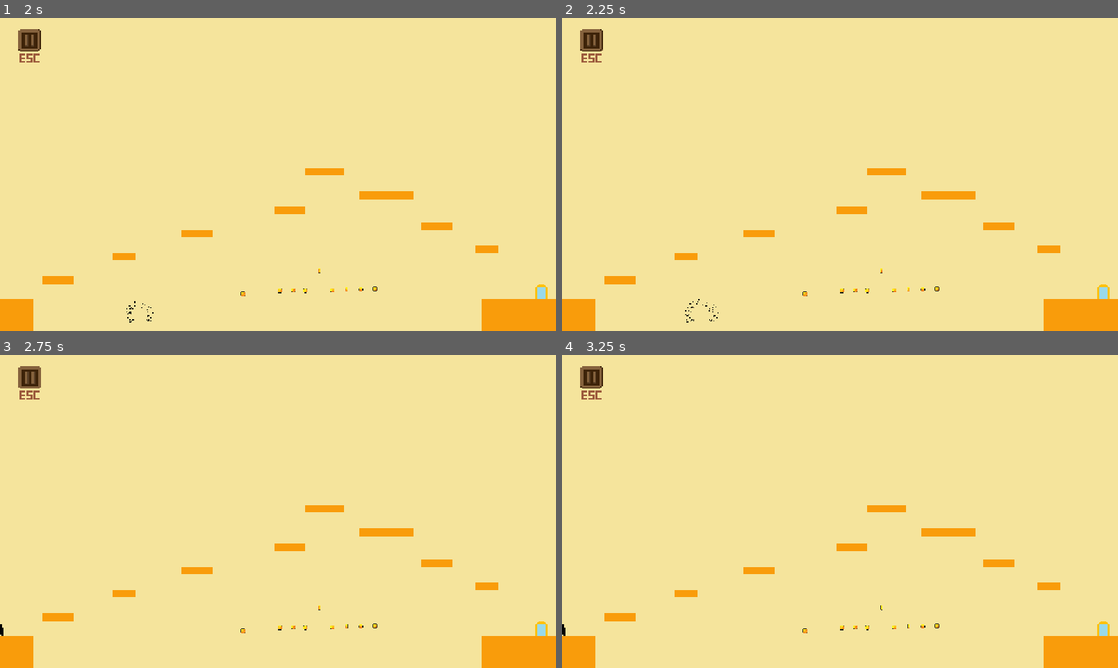
Above: before the commit, frames 1-4 (two rows, left to right).
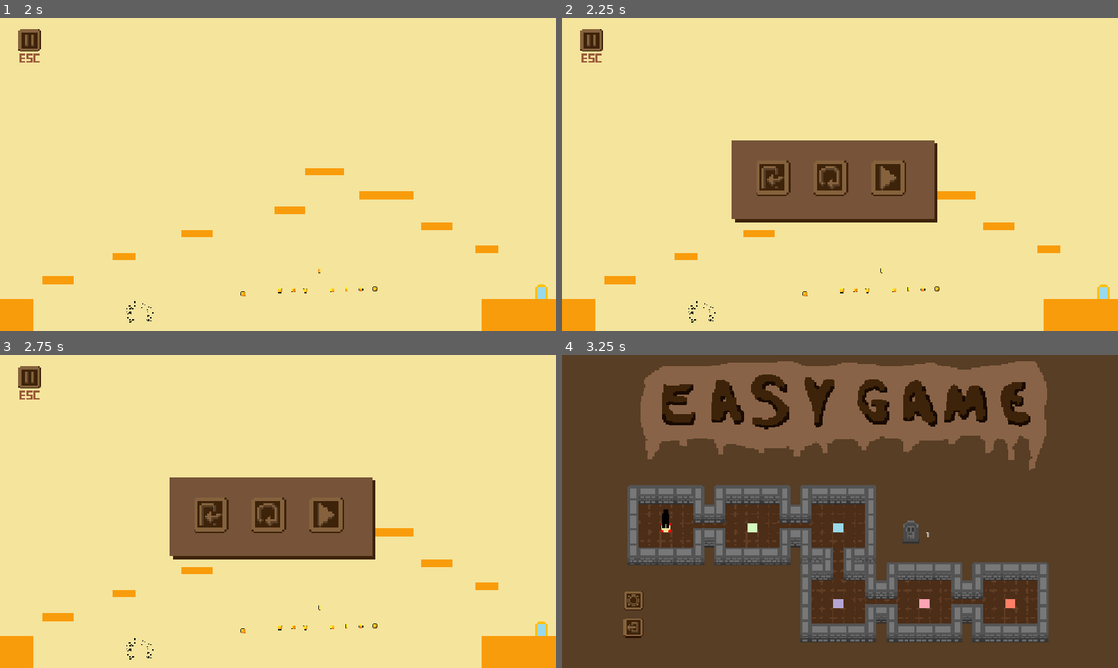
Above: after the commit, the same moments.

Repository: ZJH2705/final_project
Game: Godot game, scene res://scene/game_5.tscn
Two runs of this game, one before a commit and one after it. Both use one fixed random seed, a clock stepped at 60 frames per second and the inputs below. This scene is started directly instead of the project's main scene.
Inputs (mouse positions are in pixels of both pictures, inside the frame that each line leads up to):
- Up to frame 1 (2 s): hold Right (ui_right) from 0.53 s (still down); tap Up (ui_up) at 0.77, 1.52 s
- Up to frame 2 (2.25 s): release Right (ui_right) at 2 s; click (589, 39) at 2 s
- Up to frame 3 (2.75 s): no input
- Up to frame 4 (3.25 s): click (773, 514) at 2.77 s

Frame 1 is identical in both runs. In frame 2, 9.7% of the frame differs, in the area x 22-68%, y 39-98%; in frame 3, 9.8%; in frame 4, 100%, in the area x 0-100%, y 0-100%.

Commit message:
0530更新-1

Diff:
--- a/scene/game_2.tscn
+++ b/scene/game_2.tscn
@@ -9910,9 +9910,9 @@
 position = Vector2(340, -123)
 shape = SubResource("RectangleShape2D_5av1x")
 
-[node name="CanvasLayer" type="CanvasLayer" parent="."]
+[node name="UILayer" type="CanvasLayer" parent="."]
 
-[node name="Pause_menu" parent="CanvasLayer" instance=ExtResource("9_4onms")]
+[node name="Pause_menu" parent="UILayer" instance=ExtResource("9_4onms")]
 
 [node name="CharacterBody2D" parent="." instance=ExtResource("11_xttwy")]
 position = Vector2(-343, -85)
--- a/scene/game_3.tscn
+++ b/scene/game_3.tscn
@@ -9938,8 +9938,8 @@
 position = Vector2(-100, -200)
 scale = Vector2(0.6505, 0.526425)
 
-[node name="CanvasLayer" type="CanvasLayer" parent="." index="20"]
+[node name="UILayer" type="CanvasLayer" parent="." index="20"]
 
-[node name="Pause_menu" parent="CanvasLayer" index="0" instance=ExtResource("6_ri2hx")]
+[node name="Pause_menu" parent="UILayer" index="0" instance=ExtResource("6_ri2hx")]
 
 [connection signal="pressed" from="Pause" to="." method="_on_pause_pressed"]
--- a/scene/game_4.tscn
+++ b/scene/game_4.tscn
@@ -9894,9 +9894,9 @@
 [node name="CharacterBody2D" parent="." instance=ExtResource("9_kcvmm")]
 position = Vector2(-355, -84)
 
-[node name="CanvasLayer" type="CanvasLayer" parent="."]
+[node name="UILayer" type="CanvasLayer" parent="."]
 
-[node name="Pause_menu" parent="CanvasLayer" instance=ExtResource("10_kcvmm")]
+[node name="Pause_menu" parent="UILayer" instance=ExtResource("10_kcvmm")]
 offset_left = 4.0
 offset_right = 4.0
 
--- a/scene/game_5.tscn
+++ b/scene/game_5.tscn
@@ -7,7 +7,7 @@
 [node name="Panel" parent="." index="0"]
 offset_bottom = 129.0
 
-[node name="CharacterBody2D" parent="." index="18"]
+[node name="CharacterBody2D" parent="." index="17"]
 position = Vector2(-365, -82)
 
 [connection signal="body_entered" from="Area2D" to="." method="_on_area_2d_body_entered"]
--- a/scene/script/GameState.gd
+++ b/scene/script/GameState.gd
@@ -4,8 +4,7 @@
 var current_game := 1
 var death_count := 0
 
-func update_death_label():
-	$CanvasLayer/Label.text = "Deaths: %d" % GameState.death_count
+
 
 #func save_progress():
 #	var data = {
--- a/scene/script/character.gd
+++ b/scene/script/character.gd
@@ -16,7 +16,7 @@
 func _on_death_animation_finished():
 	# 這裡可以添加重新載入場景或其他你想做的操作
  print("死亡動畫播放完畢")
- GameState.death_count=GameState.death_count+1
+
 	# 如果你想重新載入場景，可以在這裡加上
  get_tree().reload_current_scene()
 
@@ -25,11 +25,15 @@
  if is_dead:
   return
  is_dead = true
+
  velocity = Vector2.ZERO
  anim.play("die")
+
  await anim.animation_finished
  print("check")
+
  #_on_death_animation_finished()  # 動畫結束後執行後續操作
+
  return
 func _physics_process(delta: float) -> void:
  # 加重力
--- a/scene/script/coin_dead.gd
+++ b/scene/script/coin_dead.gd
@@ -15,6 +15,7 @@
 
 		var player = body as CharacterBody2D
 		player.die() #呼叫自己死亡
+		GameState.death_count+=1
 		print("hello")
 		await player.anim.animation_finished
 		timer.start()
--- a/scene/script/game_1.gd
+++ b/scene/script/game_1.gd
@@ -21,7 +21,7 @@
 		Transition.has_played_intro = true
 	else:
 		Transitiondoor.stop()
-
+	print(GameState.death_count)
 	if pause_menu_instance:
 		pause_menu_instance.visible = false # Ensure it starts hidden
 		pause_menu_instance.connect("menu_closed", _on_pause_menu_closed) # <--- ADD THIS LINE
--- a/scene/script/kill_zone.gd
+++ b/scene/script/kill_zone.gd
@@ -15,6 +15,7 @@
 
 		var player = body as CharacterBody2D
 		player.die() #呼叫自己死亡
+		GameState.death_count+=1
 
 		await player.anim.animation_finished
 		timer.start()
--- a/scene/script/main_menu.gd
+++ b/scene/script/main_menu.gd
@@ -4,7 +4,8 @@
 
 # Called when the node enters the scene tree for the first time.
 func _ready() -> void:
-	update_death_label()
+	#await get_tree().process_frame
+	#update_death_label()
 	pass
 
 
@@ -12,8 +13,8 @@
 
 # Called every frame. 'delta' is the elapsed time since the previous frame.
 func _process(delta: float) -> void:
-	#$CanvasLayer/Label.text = "%d" % GameState.death_count
-	pass
+	$"CanvasLayer/Label".text = "%d" % GameState.death_count
+	#pass
 
 
 func _on_play_pressed() -> void:
@@ -38,5 +39,5 @@
 func _on_play_2_pressed() -> void:
 	pass # Replace with function body.
 
-func update_death_label():
-	$CanvasLayer/Label.text = "%d" % GameState.death_count
+#func update_death_label():
+	#$"CanvasLayer/Label".text = "%d" % GameState.death_count
